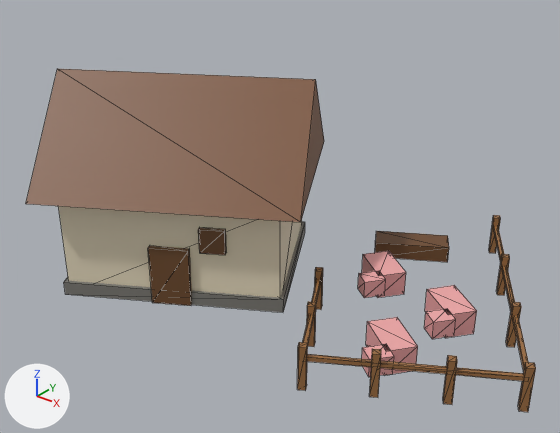
Before and after pictures for a commit that changed the glTF model art/models/building_11.glb.
One viewpoint serves both versions: a 50 mm lens placed at (1.227, -1.487, 1.15), pointed at (0.039, -0.002, 0.23). Lighting does not change. The marker at lower left points along +X, +Y and +Z. The first picture is the older version. Mesh edges are drawn as thin lines. Vertices at exactly the same position are counted once.

The first picture shows 'building_11'.
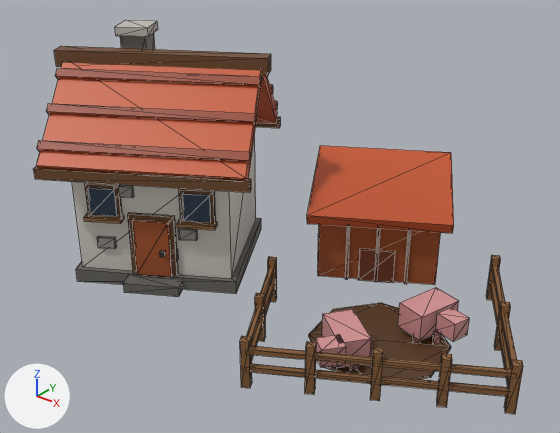
Diff of the bpy script that builds the scene:
```diff
--- a/art/models/building_11.glb.py
+++ b/art/models/building_11.glb.py
@@ me_building_11 @@
 # used by ob_building_11; location = (0.0, 0.0, 0.0)
-me_building_11.from_pydata(...)  # 198 vertices, 296 faces; spans x -0.72..0.8, y -0.47..0.6, z 0.0..0.58
+me_building_11.from_pydata(...)  # 582 vertices, 876 faces; spans x -0.73..0.78, y -0.41..0.57, z 0.0..0.68
+# me_building_11 part 1: the loose piece of 8 vertices spanning x -0.2..-0.1, y -0.28..-0.21, z 0.0..0.17 is scaled about its middle by (0.456, 0.468, 0.188), then moved by (-0.01, 0.09, 0.09)
+# me_building_11 part 2: the loose piece of 8 vertices spanning x -0.08..-0.01, y -0.21..-0.16, z 0.17..0.24 is scaled about its middle by (0.716, 0.725, 0.457), then moved by (-0.17, 0.0, -0.09)
+# me_building_11 part 3: the loose piece of 8 vertices spanning x 0.17..0.36, y -0.32..-0.01, z 0.08..0.09 is scaled about its middle by (-0.466, 0.156, 8.33), then moved by (-0.63, -0.11, 0.17)
+# me_building_11 part 4: the loose piece of 8 vertices spanning x 0.17..0.19, y -0.03..0.0, z 0.0..0.12 is scaled about its middle by (0.7, 0.9, 0.1), then moved by (-0.4, -0.19, 0.06)
+# me_building_11 part 5: the loose piece of 8 vertices spanning x 0.25..0.28, y -0.18..-0.15, z 0.0..0.12 is scaled about its middle by (3.75, 3.75, 1.92), then moved by (-0.75, 0.16, 0.48)
+# me_building_11 part 6: the loose piece of 8 vertices spanning x 0.47..0.55, y 0.02..0.1, z 0.02..0.07 is scaled about its middle by (0.155, 0.141, 4), then moved by (-0.35, 0.1, 0.06)
+# me_building_11 part 7: the loose piece of 8 vertices spanning x 0.18..0.33, y 0.13..0.27, z 0.0..0.07 is scaled about its middle by (0.0652, 0.0914, 2.86), then moved by (-0.03, 0.0, 0.07)
+# me_building_11 part 8: the loose piece of 8 vertices spanning x 0.23..0.3, y 0.08..0.16, z 0.02..0.07 is scaled about its middle by (0.389, 0.344, 2.6), then moved by (-0.02, -0.51, 0.02)
+# me_building_11 part 9: the loose piece of 8 vertices spanning x 0.38..0.53, y -0.16..-0.01, z 0.0..0.07 is scaled about its middle by (0.157, 0.215, 1.86), then moved by (-0.3, -0.14, 0.03)
+# me_building_11 part 10: a new loose piece, an 8-sided cylinder along z spanning x 0.2233..0.571, y -0.2217..0.126, z 0.0..0.006, in mat_defaultmaterial
+# me_building_11 part 11: the loose piece of 8 vertices spanning x 0.42..0.57, y 0.07..0.22, z 0.0..0.07 is moved by (-0.13, -0.3, 0.02)
+# me_building_11 part 12: the loose piece of 8 vertices spanning x -0.64..0.11, y -0.39..0.31, z 0.0..0.3 is rebuilt with 8 vertices and now spans x -0.63..-0.06, y -0.31..0.24, z 0.04..0.4
+# me_building_11 part 13: the loose piece of 8 vertices spanning x -0.65..0.12, y -0.4..0.32, z 0.0..0.04 is rebuilt with 8 vertices and now spans x -0.65..-0.04, y -0.33..0.26, z 0.0..0.04
+# me_building_11 part 14: the loose piece of 8 vertices spanning x 0.35..0.79, y -0.32..-0.06, z 0.08..0.09 is rebuilt with 8 vertices and now spans x 0.24..0.77, y -0.39..-0.08, z 0.09..0.11
+# me_building_11 part 15: the loose piece of 6 vertices spanning x -0.72..0.19, y -0.47..0.39, z 0.3..0.58 is rebuilt with 8 vertices and now spans x -0.6..0.03, y -0.41..0.11, z 0.35..0.61
+# me_building_11 part 16: 8 loose pieces with 64 vertices, spanning x 0.11..0.8, y -0.33..0.6, z 0.0..0.12, are deleted
+# me_building_11 part 17: 2 vertices moved within x 0.49..0.5, y -0.25..-0.23, z 0.0; 14 vertices removed from x 0.41..0.79, y -0.25..0.59, z 0.0..0.12; 444 vertices added at x -0.73..0.78, y -0.41..0.57, z 0.0..0.68
+# other edits to the shape of me_building_11 do not show in these pictures
 me_building_11.materials.append(mat_defaultmaterial)
```

Where the change shows, as pixel boxes (x1, y1, x2, y2) in the pictures (560 x 433 px; the box of a moved part takes in the faces that stretch with it):
'building_11', reshaped (15% taller)
    before: (26, 69, 536, 412)
    after: (34, 20, 523, 414)
part 1 of me_building_11, moved or reshaped
    before: (148, 246, 192, 306)
    after: (178, 228, 197, 241)
part 2 of me_building_11, moved or reshaped
    before: (198, 228, 226, 255)
    after: (176, 249, 178, 261)
part 3 of me_building_11, moved or reshaped
    before: (303, 280, 321, 343)
    after: (85, 182, 122, 216)
part 4 of me_building_11, moved or reshaped
    before: (315, 267, 323, 309)
    after: (160, 251, 165, 257)
part 5 of me_building_11, moved or reshaped
    before: (307, 302, 316, 347)
    after: (120, 33, 155, 49)
part 6 of me_building_11, moved or reshaped
    before: (424, 309, 456, 339)
    after: (345, 226, 350, 279)
part 7 of me_building_11, moved or reshaped
    before: (362, 251, 406, 298)
    after: (374, 228, 380, 281)
part 8 of me_building_11, moved or reshaped
    before: (358, 271, 386, 298)
    after: (240, 336, 252, 388)
part 9 of me_building_11, moved or reshaped
    before: (366, 317, 418, 375)
    after: (255, 293, 266, 341)
part 10 of me_building_11, added (brown)
    after: (309, 303, 451, 384)
part 11 of me_building_11, moved or reshaped
    before: (425, 285, 477, 338)
    after: (322, 309, 371, 368)
part 12 of me_building_11, rebuilt
    before: (58, 206, 302, 298)
    after: (72, 135, 256, 278)
part 13 of me_building_11, rebuilt (23% narrower, 15% shorter)
    before: (64, 222, 305, 312)
    after: (76, 218, 261, 294)
part 14 of me_building_11, rebuilt (20% wider, 18% taller)
    before: (307, 354, 524, 381)
    after: (250, 346, 511, 378)
part 15 of me_building_11, rebuilt (24% narrower, 23% shorter)
    before: (26, 69, 324, 222)
    after: (36, 63, 263, 180)
part 16 of me_building_11, deleted
    before: (297, 215, 536, 412)
part 17 of me_building_11, built on
    before: (369, 226, 528, 398)
    after: (34, 20, 523, 414)
